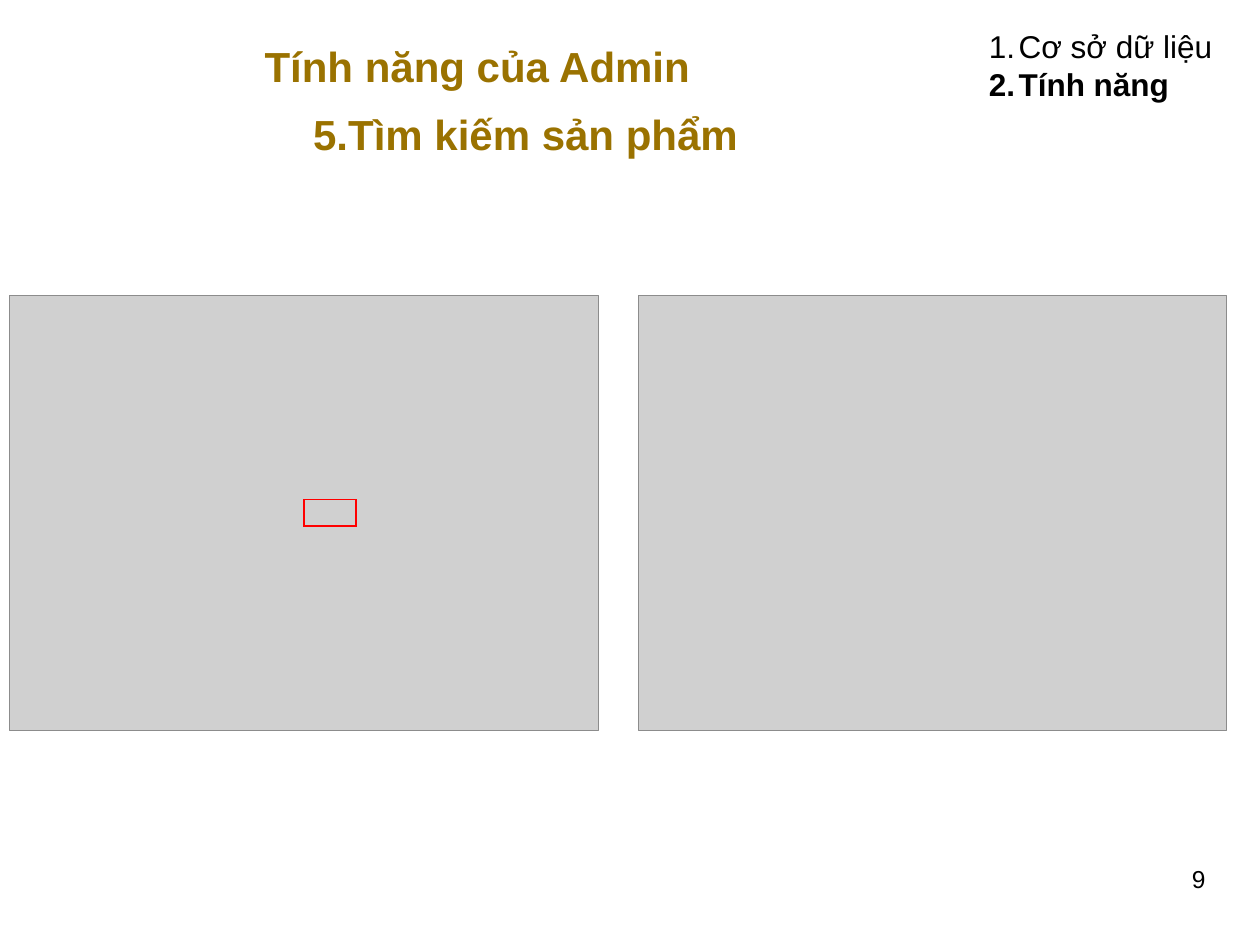
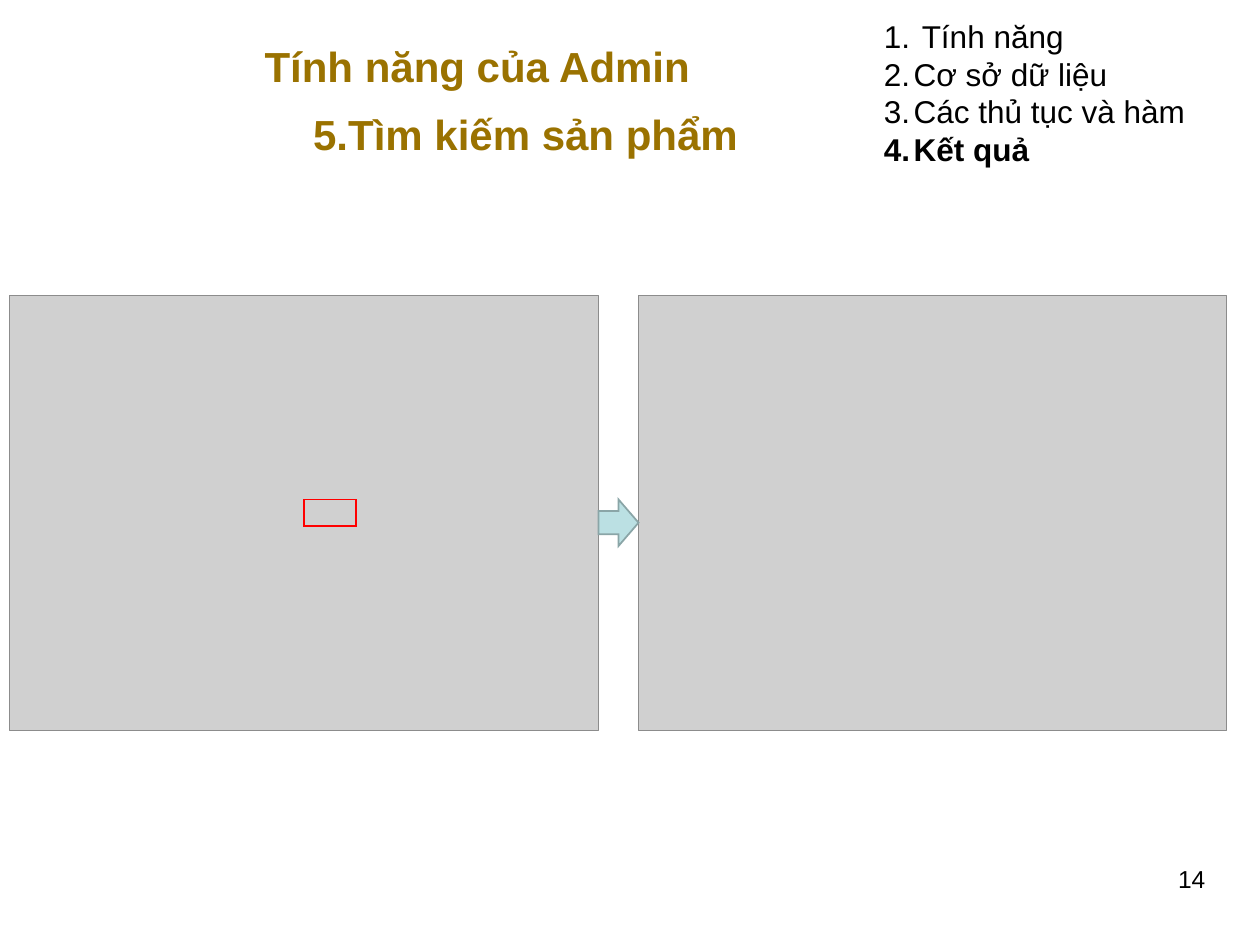
Before and after one commit to secretdeveloperisme/carshopping, a slide deck: slide 14 of introduction/do an.pptx (slide 9 before the commit). Drawn at 1260x945 pixels with LibreOffice and Linux fonts; fonts in the diff are those of the drawing; grey boxes stand for pictures; background and template pictures are left out. Boxes give left, top, right and bottom in pixels: in the first picture for what was removed or moved away, otherwise in the second. Text is boxed around its words. In the diff, an @@ line names an element or a change of style, - is before the commit and + after.

```diff
--- a/introduction/do an.pptx
+++ b/introduction/do an.pptx
@@ text "Tính năng": place and size @@
-text "Tính năng" at <box>1019,34,1212,102</box>
+text "Tính năng" at <box>914,24,1185,167</box>
@@ text at <box>922,24,1064,54</box>: paragraph added @@
+1. Tính năng
@@ text at <box>914,99,1185,167</box>: text changed; bold off @@
-2. Tính năng
+3. Các thủ tục và hàm
+4. Kết quả
@@ right arrow added at <box>598,499,639,546</box>, fill #BBE0E3, outline #8AA6A8 1 pt @@
@@ page number at <box>1178,871,1205,888</box>: text changed @@
-9
+14
```
Also in this commit, not shown: 11 other slides changed, 10 slides added, 16 other files.
